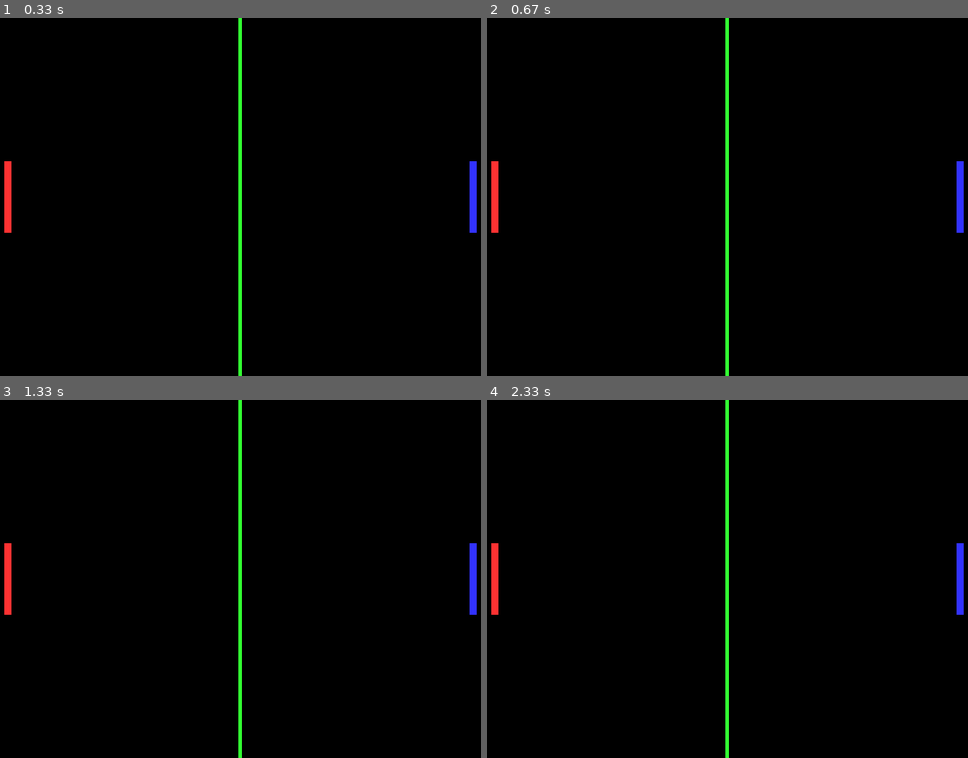
Above: before the commit, frames 1-4 (two rows, left to right).
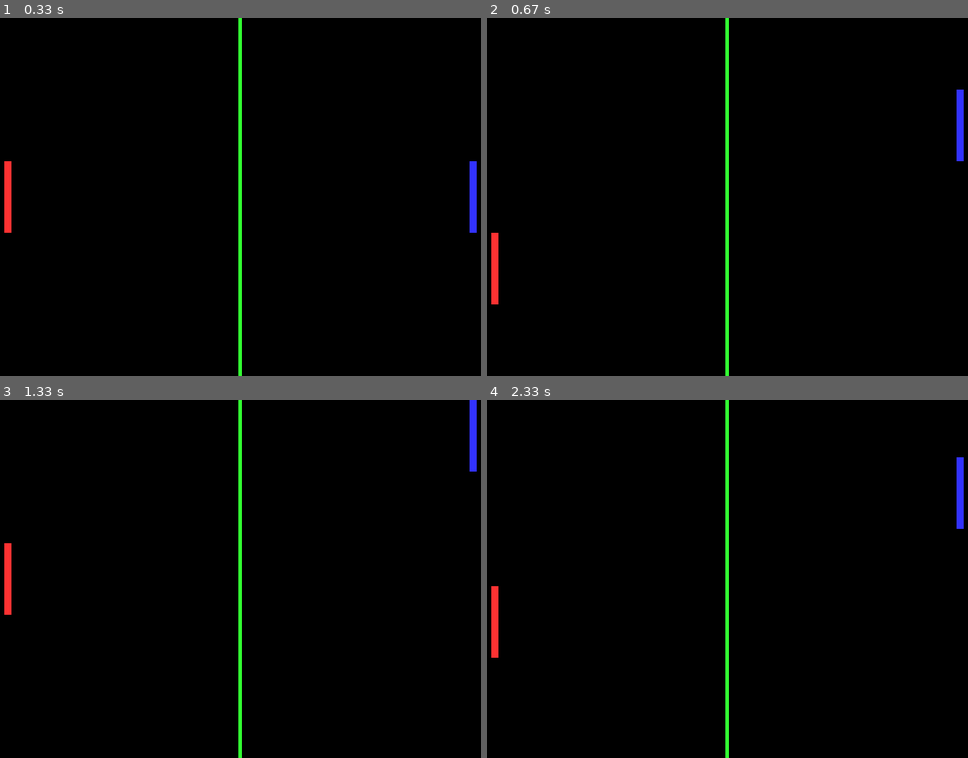
Above: after the commit, the same moments.

Repository: audrbs1541/Python
Game: pygame game, started from Python/Pong_1.py
The game is run twice, just before and just after one commit, with the same random seed, the same clock (stepped at 60 frames per second) and the same inputs.
Inputs:
- Up to frame 1 (0.33 s): no input
- Up to frame 2 (0.67 s): hold S from 0.33 s (still down); hold Up from 0.33 s (still down)
- Up to frame 3 (1.33 s): release S at 0.8 s; release Up at 0.8 s; hold Up 0.83-1.3 s; hold W 0.83-1.3 s
- Up to frame 4 (2.33 s): hold Down 1.33-1.63 s; hold S 1.33-1.63 s; hold Up 1.67-2.03 s; hold W 1.67-2.03 s; hold Down from 2.07 s (still down); hold S from 2.07 s (still down)

Frame 1 is identical in both runs. In frame 2, 1.2% of the frame differs, in the area x 0-100%, y 20-80%; in frame 3, 0.6%; in frame 4, 1.0%.

Commit message:
pong tutorial_3

Diff:
--- a/Python/Pong_1.py
+++ b/Python/Pong_1.py
@@ -1,5 +1,9 @@
+import sys
 import pygame
+from pygame.locals import QUIT
+
 from paddle import Paddle
+
 pygame.init()
 
 BLACK = (0,0,0)
@@ -41,6 +45,16 @@
             if event.key == pygame.K_x:
                 carryOn = False
 
+    keys = pygame.key.get_pressed()
+    if keys[pygame.K_w]:
+        paddleA.MoveUp(5)
+    if keys[pygame.K_s]:
+        paddleA.MoveDown(5)
+    if keys[pygame.K_UP]:
+        paddleB.MoveUp(5)
+    if keys[pygame.K_DOWN]:
+        paddleB.MoveDown(5)
+
     all_sprites_list.update()
 
     screen.fill(BLACK)
@@ -48,7 +62,6 @@
     all_sprites_list.draw(screen)
 
     pygame.display.flip()
-
     clock.tick(60)
 
 pygame.quit()
--- a/Python/paddle.py
+++ b/Python/paddle.py
@@ -12,5 +12,16 @@
         self.image.set_colorkey(WHITE)
 
         pygame.draw.rect(self.image, color, [0, 0, width, height])
+        self.rect = self.image.get_rect()
 
-        self.rect = self.image.get_rect()
+    def MoveUp(self, pixels):
+        self.rect.y -= pixels
+
+        if self.rect.y <0:
+            self.rect.y = 0
+
+    def MoveDown(self, pixels):
+        self.rect.y += pixels
+
+        if self.rect.y >400:
+            self.rect.y = 400
